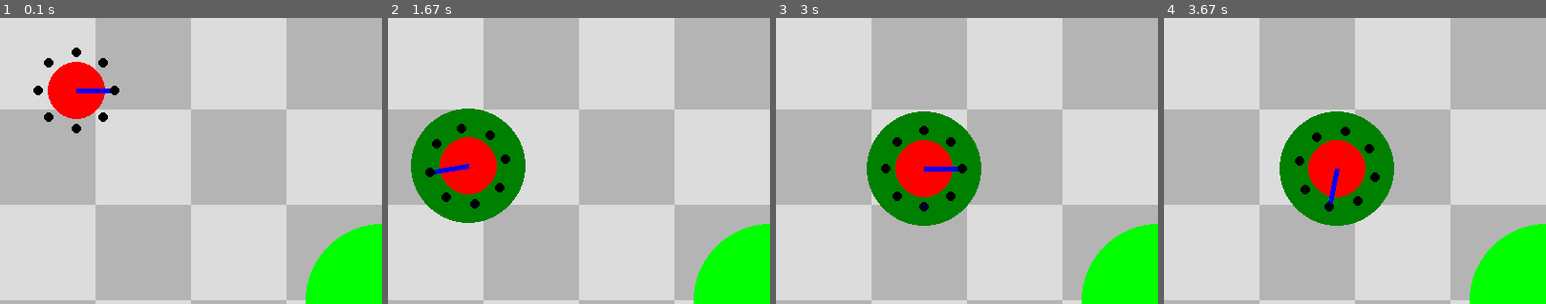
Above: before the commit, frames 1-4 (left to right).
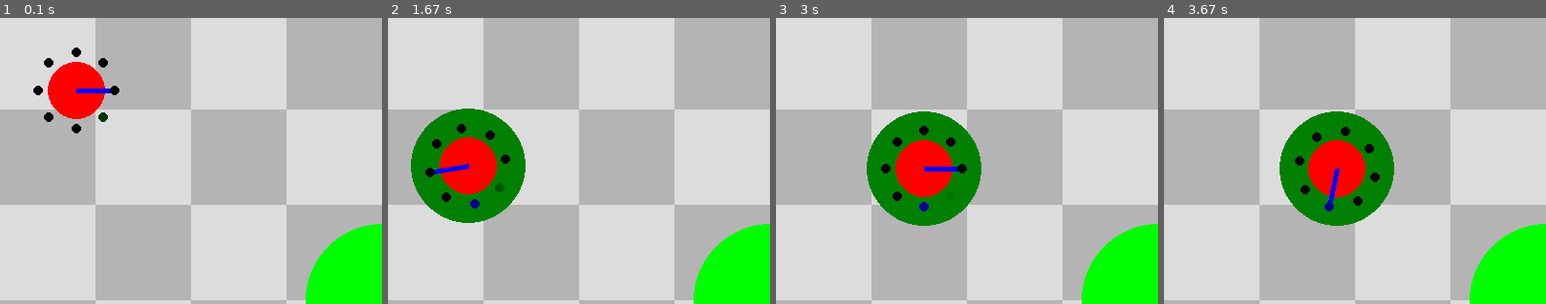
Above: after the commit, the same moments.

Repository: MarkelZ/Mini-Gym
Game: pygame game, started from scripts/manual_control.py
Same seed, same stepped clock (60 frames per second), same inputs: the game is played once before the commit and once after it.
Inputs:
- Up to frame 1 (0.1 s): no input
- Up to frame 2 (1.67 s): hold D 0.33-0.8 s; hold W 0.83-1.13 s; hold D 1.17-1.63 s
- Up to frame 3 (3 s): hold A 1.67-2.2 s; hold A 2.23-2.63 s; hold W from 2.67 s (still down)
- Up to frame 4 (3.67 s): release W at 3.03 s; hold D from 3.07 s (still down)
The pictures show only the part of the screen within x 0-50%, y 1-51%; the shares and areas given below are measured in that part.

The runs differ from the first frame. In frame 1, less than 0.1% of the frame differs, in the area x 25-29%, y 33-37%; in frame 2, 0.1%, in the area x 21-31%, y 57-67%; in frame 3, 0.1%; in frame 4, less than 0.1%.

Commit message:
Decouple lidar and robot

Diff:
--- a/src/minigym/agent/point_robot.py
+++ b/src/minigym/agent/point_robot.py
@@ -3,7 +3,7 @@
 
 from minigym.physics.kinetic_pointmass import KineticPointmass
 from minigym.physics.geometry import Circle, Geometry
-from minigym.agent.sensor.lidar import LidarBeam
+from minigym.agent.sensor.lidar import LidarBatch, LidarBeam
 from minigym.util import clamp, angle_to_vec2
 
 
@@ -33,6 +33,9 @@
     angular_acc: float = 0
     angular_vel: float = 0
 
+    hazard_lidar: LidarBatch
+    goal_lidar: LidarBatch
+
     def __init__(self, pos: Vector2, env):
         from minigym.task.environment import Environment
 
@@ -43,26 +46,10 @@
         self.env.physics.add_pointmass(self.pointmass)
         self.geom = Circle(pos, self.RADIUS)
 
-        self.hazard_lidars: list[LidarBeam] = [
-            LidarBeam(Vector2(), 0) for _ in range(self.NUM_HAZARD_LIDARS)
-        ]
-        self.goal_lidars: list[LidarBeam] = [
-            LidarBeam(Vector2(), 0) for _ in range(self.NUM_HAZARD_LIDARS)
-        ]
-        self._update_lidar_pos()
-
-    def _update_lidar_pos(self):
-        theta = (2 * pi) / (self.NUM_HAZARD_LIDARS)
-        for i in range(self.NUM_HAZARD_LIDARS):
-            angle = self.angle + i * theta
-            pos = self.pos + angle_to_vec2(angle, self.RADIUS)
-            self.hazard_lidars[i].update_geom_params(pos=pos, angle=angle)
-
-        theta = (2 * pi) / (self.NUM_GOAL_LIDARS)
-        for i in range(self.NUM_GOAL_LIDARS):
-            angle = self.angle + i * theta
-            pos = self.pos + angle_to_vec2(angle, self.RADIUS)
-            self.goal_lidars[i].update_geom_params(pos=pos, angle=angle)
+        self.hazard_lidar = LidarBatch(self.NUM_HAZARD_LIDARS, self.LIDAR_LENGTH)
+        self.goal_lidar = LidarBatch(self.NUM_GOAL_LIDARS, self.LIDAR_LENGTH)
+        self.hazard_lidar.update_orientation(self.pos, self.angle, self.RADIUS)
+        self.goal_lidar.update_orientation(self.pos, self.angle, self.RADIUS)
 
     @property
     def pos(self):
@@ -89,42 +76,9 @@
         )
 
     def obs(self) -> list[bool]:
-        hazard_intersects = [
-            Geometry.intersection_point(
-                self.hazard_lidars[i].geom, self.env.hazards[0].geom
-            )
-            for i in range(self.NUM_HAZARD_LIDARS)
-        ]
-        hazard_lidar_dist = [
-            (
-                1
-                - (hazard_intersects[i] - self.hazard_lidars[i].pos).length()
-                / self.hazard_lidars[i]._length
-                if hazard_intersects[i] is not None
-                else 0.0
-            )
-            for i in range(self.NUM_HAZARD_LIDARS)
-        ]
-        goal_intersects = [
-            Geometry.intersection_point(self.goal_lidars[i].geom, self.env.goal.geom)
-            for i in range(self.NUM_GOAL_LIDARS)
-        ]
-        goal_lidar_dist = [
-            (
-                1
-                - (goal_intersects[i] - self.goal_lidars[i].pos).length()
-                / self.goal_lidars[i]._length
-                if goal_intersects[i] is not None
-                else 0.0
-            )
-            for i in range(self.NUM_GOAL_LIDARS)
-        ]
-        return (
-            hazard_lidar_dist
-            + goal_lidar_dist
-            # + [self.angle]
-            # + [self.vel.x, self.vel.y]
-        )
+        goal_obs: list[float] = self.goal_lidar.obs(self.env.goal.geom)
+        hazard_obs: list[float] = self.hazard_lidar.obs(self.env.hazards[0].geom)
+        return hazard_obs + goal_obs
 
     def update(self, deltat: float):
         # Update angle with steer physics
@@ -138,4 +92,5 @@
         self.geom.center = self.pointmass.pos
 
         # Move LIDARs to physical location
-        self._update_lidar_pos()
+        self.hazard_lidar.update_orientation(self.pos, self.angle, self.RADIUS)
+        self.goal_lidar.update_orientation(self.pos, self.angle, self.RADIUS)
--- a/src/minigym/agent/sensor/lidar.py
+++ b/src/minigym/agent/sensor/lidar.py
@@ -1,12 +1,13 @@
-from math import cos, sin
+from math import cos, sin, pi
 
 from pygame import Vector2
-from minigym.physics.geometry import LineSegment
+from minigym.physics.geometry import Geometry, LineSegment
+from minigym.util import angle_to_vec2
 
 
 class LidarBeam:
     geom: LineSegment
-    _pos : float
+    _pos: Vector2
     _angle: float
     _length: float
 
@@ -44,7 +45,9 @@
         self._length = value
         self.update_geom()
 
-    def update_geom_params(self, pos: Vector2 = None, angle: float = None, length: float = None):
+    def update_geom_params(
+        self, pos: Vector2 = None, angle: float = None, length: float = None
+    ):
         if pos is not None:
             self._pos = pos
 
@@ -58,4 +61,32 @@
 
     def update_geom(self):
         self.geom.start = self._pos
-        self.geom.end = self._pos + self._length * Vector2(cos(self._angle), sin(self._angle))
+        self.geom.end = self._pos + self._length * Vector2(
+            cos(self._angle), sin(self._angle)
+        )
+
+
+class LidarBatch:
+    _beams: list[LidarBeam]
+
+    def __init__(self, num_beams, length):
+        self._beams = [LidarBeam(Vector2(), 0, length) for _ in range(num_beams)]
+
+    @property
+    def num_beams(self):
+        return len(self._beams)
+
+    def update_orientation(self, origin: Vector2, angle: float, start_offset: float):
+        theta_offset = (2 * pi) / (self.num_beams)
+        for i in range(self.num_beams):
+            theta = angle + i * theta_offset
+            pos = origin + angle_to_vec2(theta, start_offset)
+            self._beams[i].update_geom_params(pos=pos, angle=theta)
+
+    def obs(self, target: Geometry) -> list[float]:
+        intersects = [Geometry.intersection_point(b.geom, target) for b in self._beams]
+        lidar_dist = [
+            (1.0 - (p - b.pos).length() / b.length if p is not None else 0.0)
+            for p, b in zip(intersects, self._beams)
+        ]
+        return lidar_dist
--- a/src/minigym/render/pygame_renderer.py
+++ b/src/minigym/render/pygame_renderer.py
@@ -47,11 +47,12 @@
 
         # LIDARS, kinda hacky
         for i in range(robot.NUM_HAZARD_LIDARS):
-            l = robot.hazard_lidars[i]
+            l = robot.hazard_lidar._beams[i]
             o_h = robot.obs()[i]
             o_g = robot.obs()[i + robot.NUM_GOAL_LIDARS]
             color = (0, 255 * o_g, 255 * o_h)
             pygame.draw.circle(surface, color, l.pos + angle_to_vec2(l._angle, 10), 5)
+            # pygame.draw.line(surface, (255, 0, 255), l.geom.start, l.geom.end)
 
     def render(self, surface: pygame.Surface) -> None:
         # Background
